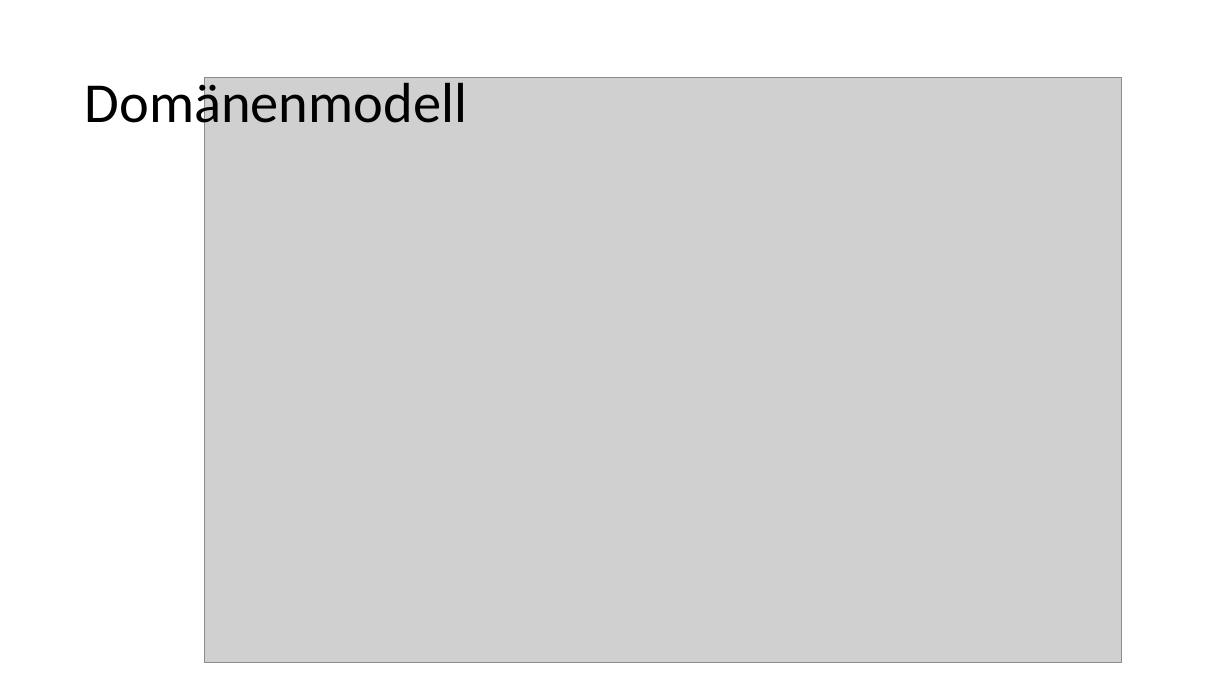
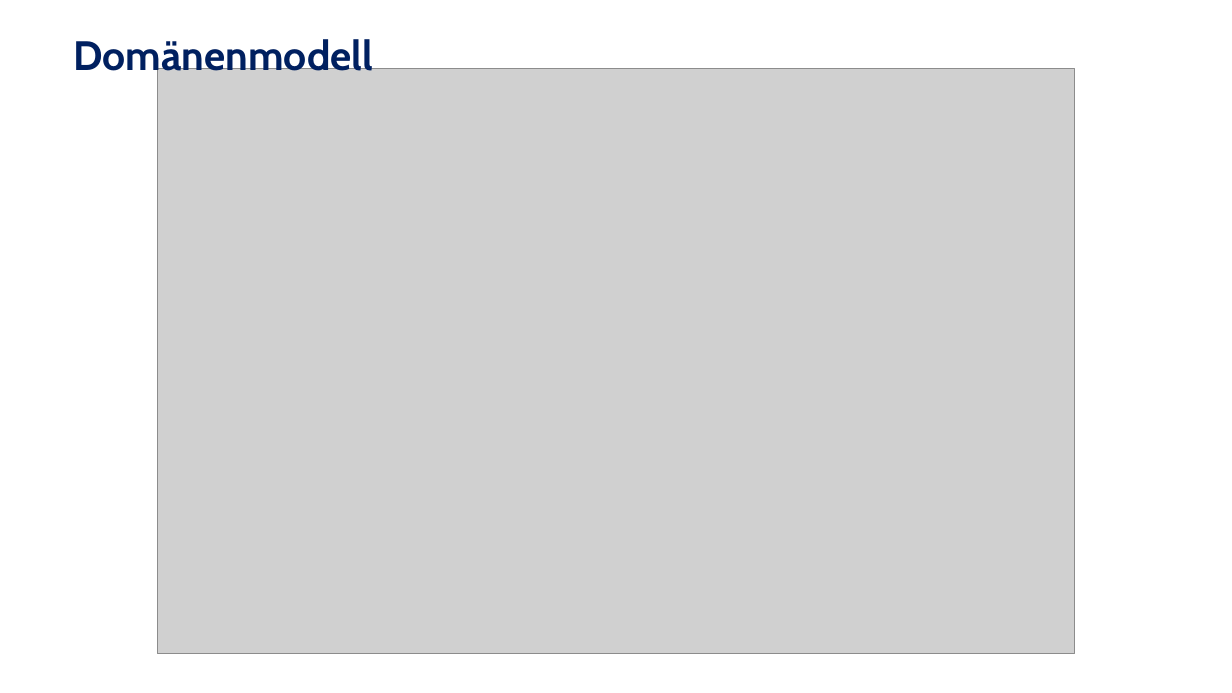
Before and after one commit to DaM1eN02/product-navigator-back-end, a slide deck: slide 17 of Fallstudie/Zwischenpräsentation.pptx (slide 13 before the commit). Drawn at 1232x693 pixels with LibreOffice and Linux fonts; fonts in the diff are those of the drawing; grey boxes stand for pictures. Boxes give left, top, right and bottom in pixels: in the first picture for what was removed or moved away, otherwise in the second. Text is boxed around its words. In the diff, an @@ line names an element or a change of style, - is before the commit and + after.

```diff
--- a/Fallstudie/Zwischenpräsentation.pptx
+++ b/Fallstudie/Zwischenpräsentation.pptx
@@ text "Domänenmodell": place and size @@
-text "Domänenmodell" at box(85, 74, 467, 135)
+text "Domänenmodell" at box(73, 39, 373, 80)
@@ text "Domänenmodell" at box(73, 39, 373, 80): size 44 to 32 pt, font Calibri to Cabin, text colour #000000 to #002060, bold on; line spacing 0.9 to 40pt; vertical alignment middle to top @@
@@ picture: place and size @@
-picture at box(204, 78, 1122, 663)
+picture at box(157, 68, 1075, 653)
```
Also in this commit, not shown: 7 other slides changed, 9 slides added.
